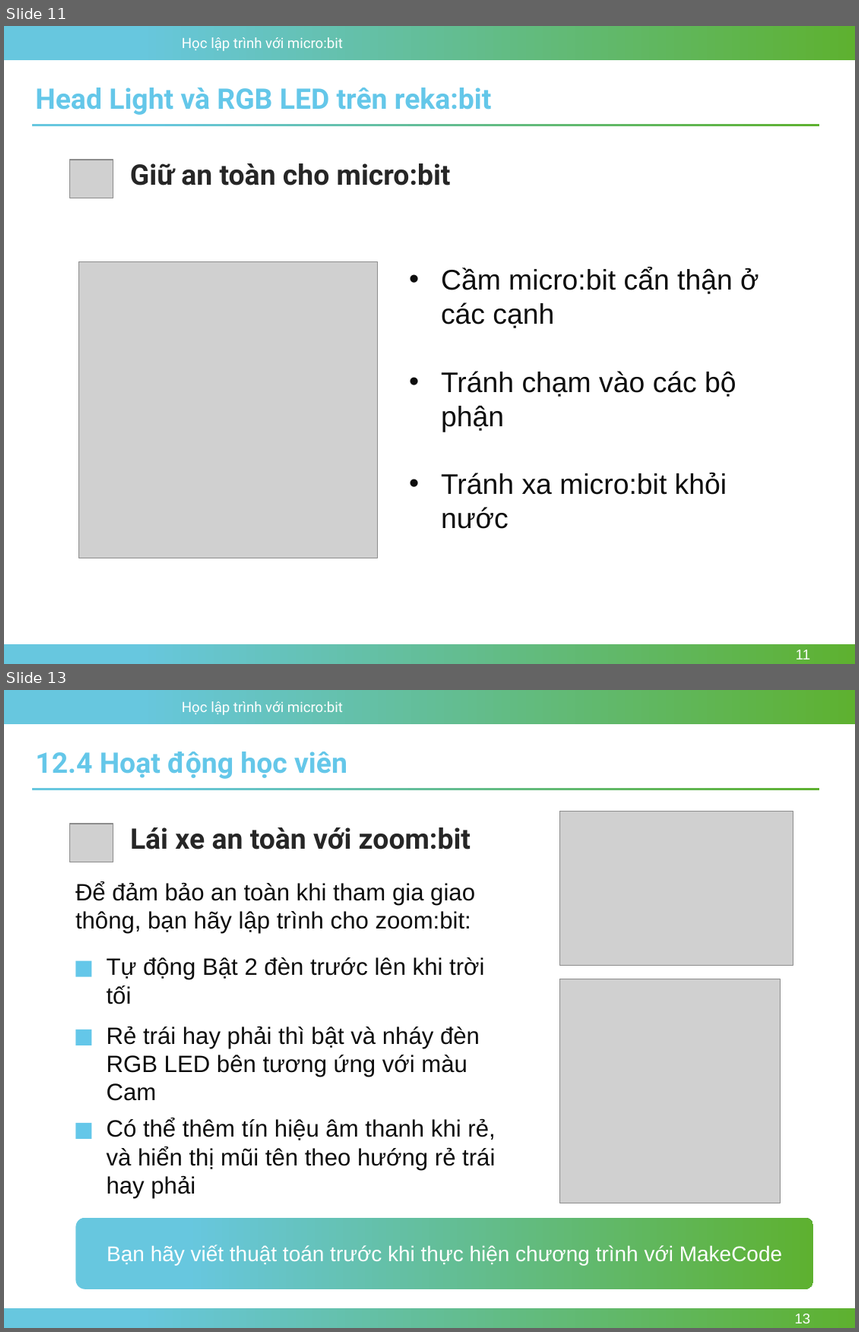
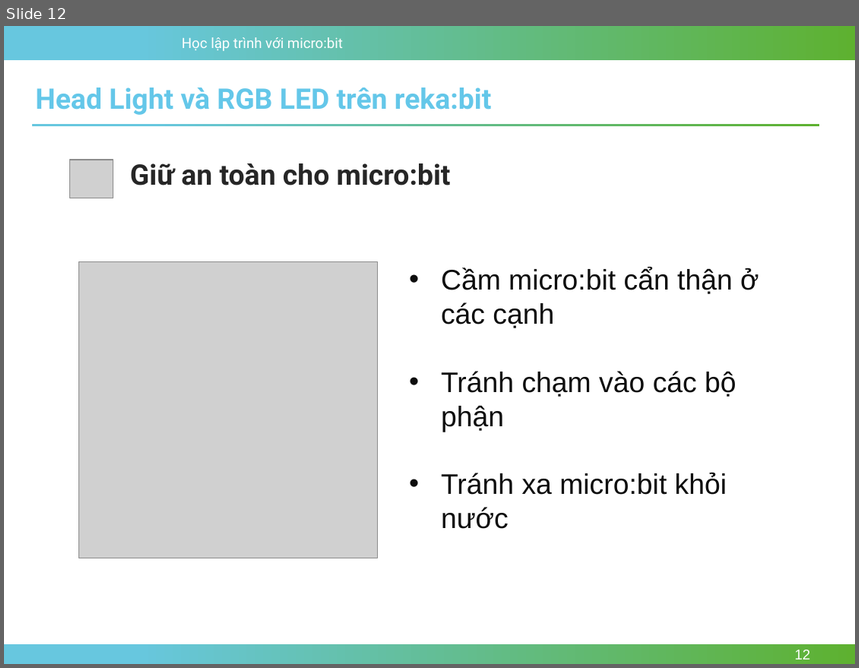
Before and after one commit to nhannn87dn/Learn-microbit, a slide deck: Lessions/Bai-16-Maker-Line-Sensor/Bai-16-Maker-Line-Sensor.pptx. Shown one above the other, each under a label of ours: slides 11 and 13 before the commit, slide 12 after it; the slides between them are not shown. The pictures are 859x1332 and 859x668 pixels, drawn with LibreOffice and Linux fonts; fonts in the diff are those of the drawing; grey boxes stand for pictures; background and template pictures are left out. Boxes give left, top, right and bottom in pixels: in the first picture for what was removed or moved away, otherwise in the second. Text is boxed around its words. In the diff, an @@ line names an element or a change of style, - is before the commit and + after.

```diff
--- a/Lessions/Bai-16-Maker-Line-Sensor/Bai-16-Maker-Line-Sensor.pptx
+++ b/Lessions/Bai-16-Maker-Line-Sensor/Bai-16-Maker-Line-Sensor.pptx
@@ slide 13 removed at (4, 690, 855, 1328), background #FFFFFF; not listed: 3 template elements that a slide beside it also shows @@
@@ text removed at (35, 752, 348, 779) @@
-12.4 Hoạt động học viên
@@ rectangle removed at (32, 788, 819, 790) @@
@@ picture removed at (70, 824, 113, 862) @@
@@ picture removed at (560, 812, 793, 966) @@
@@ text removed at (130, 828, 471, 850) @@
-Lái xe an toàn với zoom:bit
@@ text removed at (75, 882, 475, 933) @@
-Để đảm bảo an toàn khi tham gia giao thông, bạn hãy lập trình cho zoom:bit:
@@ rectangle removed at (75, 961, 91, 978) @@
@@ text removed at (107, 958, 484, 1005) @@
-Tự động Bật 2 đèn trước lên khi trời tối
@@ picture removed at (560, 980, 779, 1204) @@
@@ rectangle removed at (75, 1030, 91, 1046) @@
@@ text removed at (107, 1026, 480, 1101) @@
-Rẻ trái hay phải thì bật và nháy đèn RGB LED bên tương ứng với màu Cam
@@ text removed at (107, 1119, 495, 1198) @@
-Có thể thêm tín hiệu âm thanh khi rẻ, và hiển thị mũi tên theo hướng rẻ trái hay phải
@@ rectangle removed at (75, 1123, 91, 1139) @@
@@ rounded rectangle removed at (75, 1217, 813, 1289) @@
-Bạn hãy viết thuật toán trước khi thực hiện chương trình với MakeCode
@@ page number removed at (795, 1314, 811, 1324) @@
-13
@@ what was slide 11 is now slide 12 @@
@@ page number at (795, 650, 811, 660): text changed @@
-11
+12
```
Also in this commit, not shown: 3 slides changed, 9 slides added, 6 other slides removed, 2 other files.
